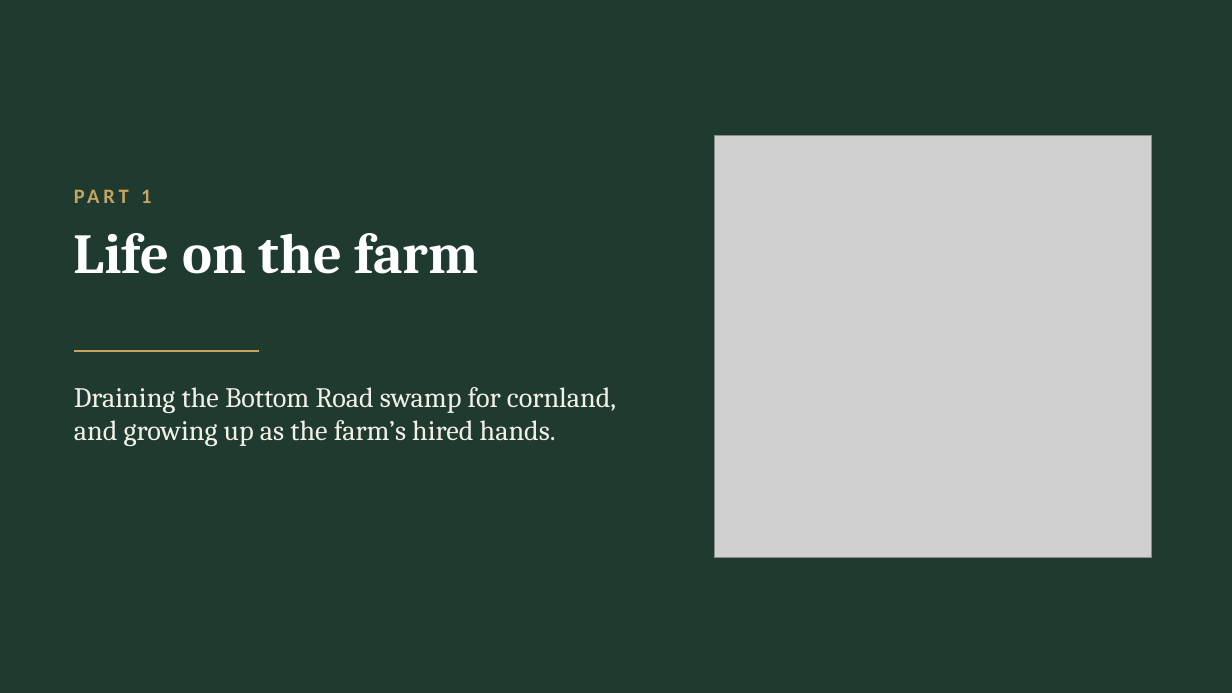
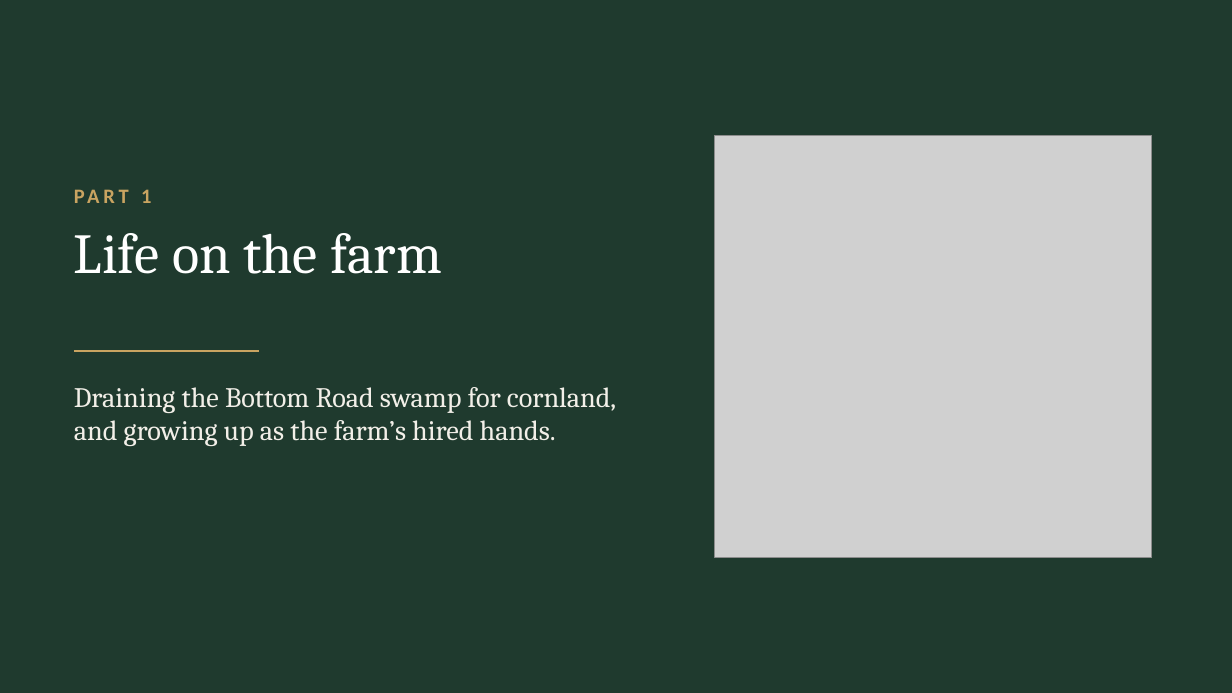
Before and after one commit to arrestle/bobbie-memorial, a slide deck: slide 2 of For Phillip/phillip-slides.pptx. Drawn at 1232x693 pixels with LibreOffice and Linux fonts; fonts in the diff are those of the drawing; grey boxes stand for pictures. Boxes give left, top, right and bottom in pixels: in the first picture for what was removed or moved away, otherwise in the second. Text is boxed around its words. In the diff, an @@ line names an element or a change of style, - is before the commit and + after.

```diff
--- a/For Phillip/phillip-slides.pptx
+++ b/For Phillip/phillip-slides.pptx
@@ text "Life on the farm" at [74, 233, 442, 274]: bold off @@
```
Also in this commit, not shown: 17 other slides changed, 2 slides added, 2 slides removed.
